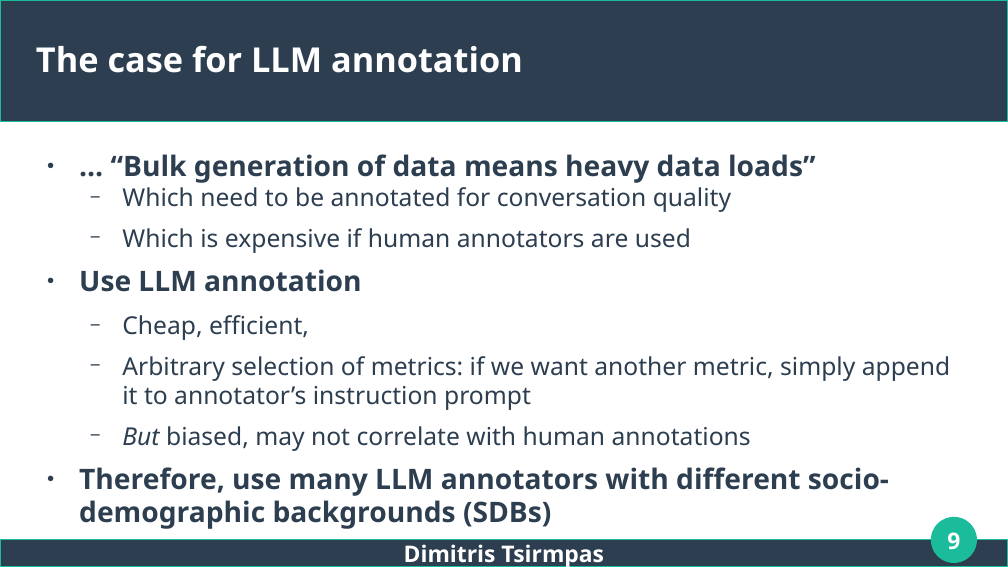
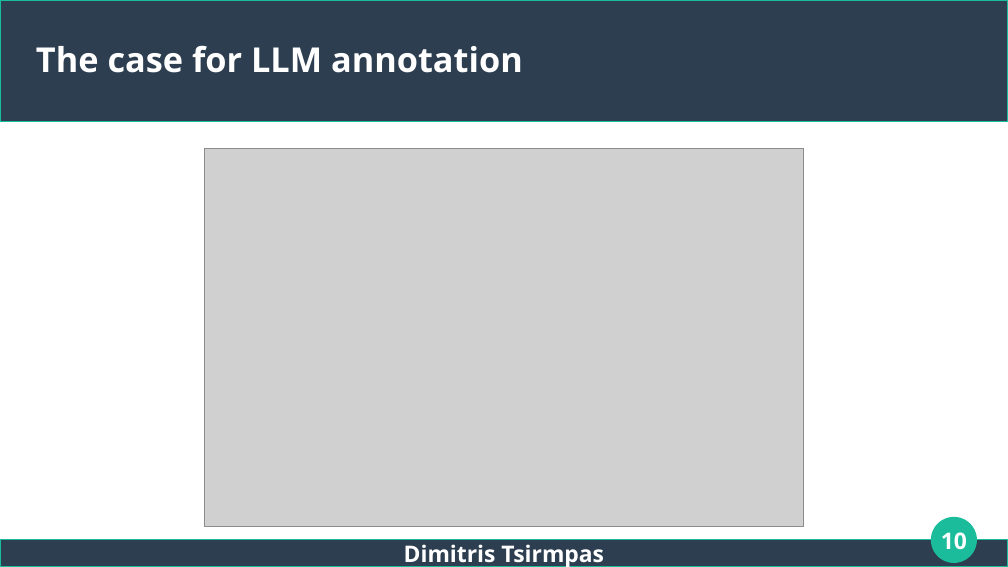
Before and after one commit to dimits-ts/llm_moderation_research, a slide deck: slide 10 of presentations/thesis.odp (slide 9 before the commit). Drawn at 1008x567 pixels with LibreOffice and Linux fonts; fonts in the diff are those of the drawing; grey boxes stand for pictures. Boxes give left, top, right and bottom in pixels: in the first picture for what was removed or moved away, otherwise in the second. Text is boxed around its words. In the diff, an @@ line names an element or a change of style, - is before the commit and + after.

Commit message:
fix slides

```diff
--- a/presentations/thesis.odp
+++ b/presentations/thesis.odp
@@ picture added at (204, 148, 804, 526) @@
@@ text removed at (79, 154, 950, 529) @@
-● … “Bulk generation of data means heavy data loads”
-  − Which need to be annotated for conversation quality
-  − Which is expensive if human annotators are used
-● Use LLM annotation
-  − Cheap, efficient,
-  − Arbitrary selection of metrics: if we want another metric, simply append it to annotator’s instruction prompt
-  − But biased, may not correlate with human annotations
-● Therefore, use many LLM annotators with different socio-demographic backgrounds (SDBs)
@@ page number at (941, 532, 967, 550): text changed @@
-9
+10
```
Also in this commit, not shown: 5 other slides changed, 2 slides added.
